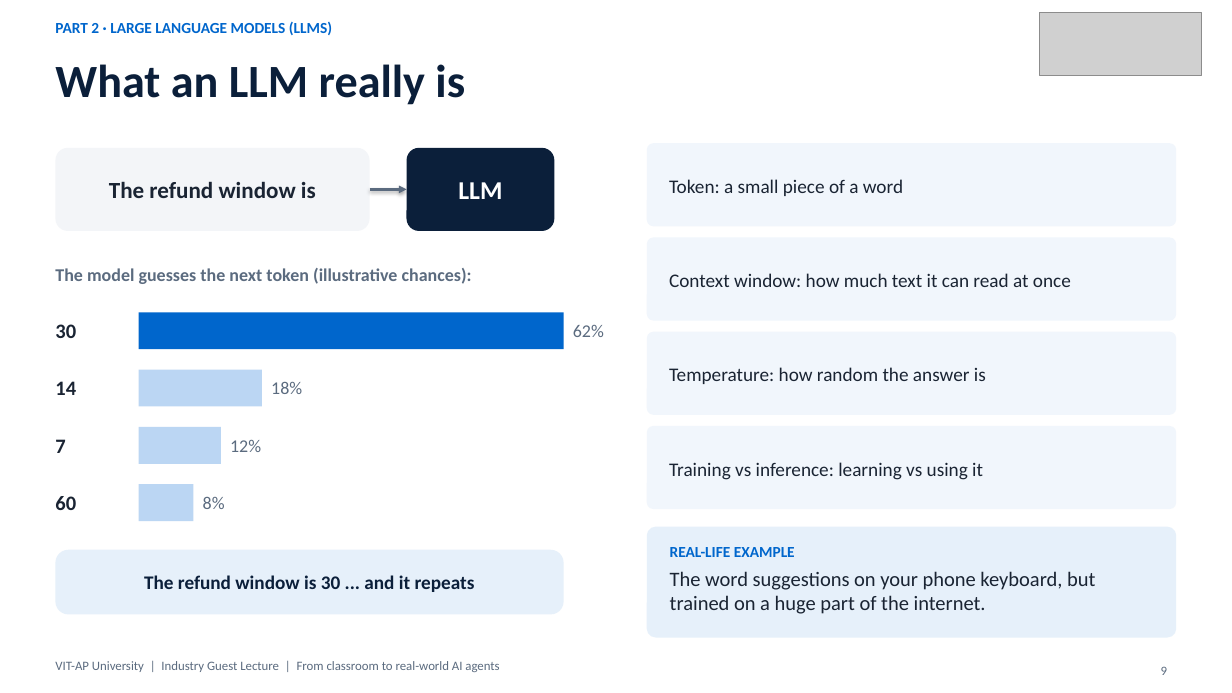
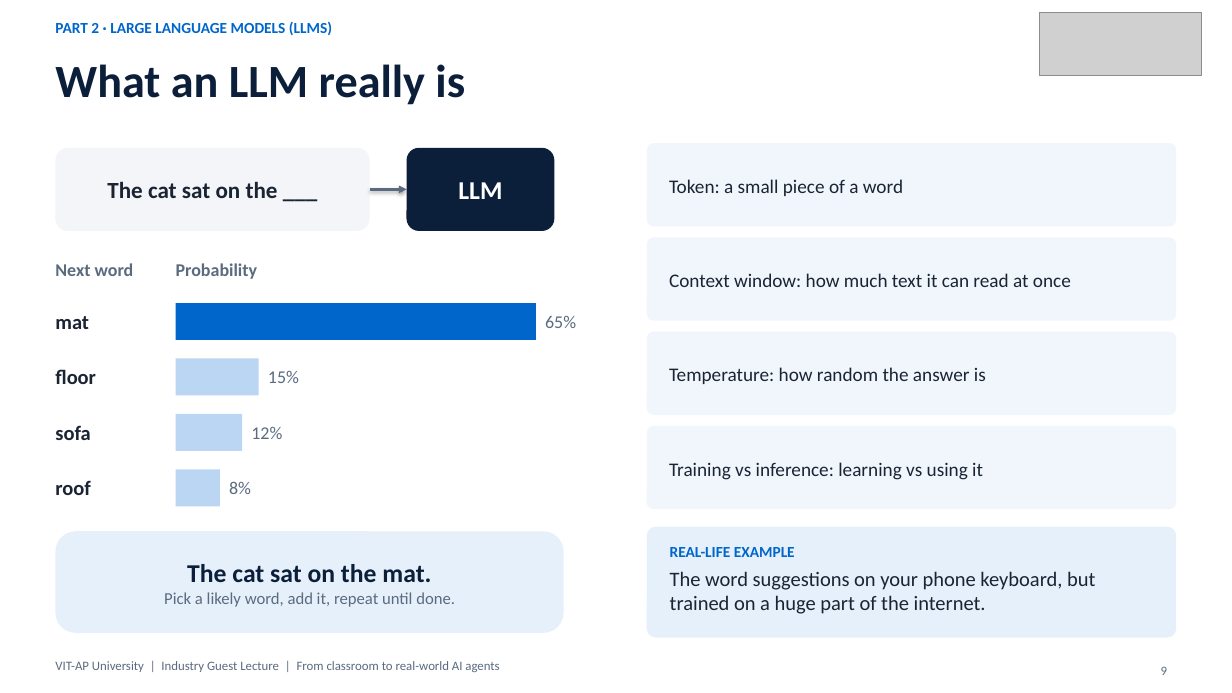
Before and after one commit to nareshroyalc/Demo, a slide deck: slide 9 of deck/VIT-AP_AI_Webinar.pptx. Drawn at 1232x693 pixels with LibreOffice and Linux fonts; fonts in the diff are those of the drawing; grey boxes stand for pictures. Boxes give left, top, right and bottom in pixels: in the first picture for what was removed or moved away, otherwise in the second. Text is boxed around its words. In the diff, an @@ line names an element or a change of style, - is before the commit and + after.

Commit message:
Deck: rebuild with the new LLM slide

```diff
--- a/deck/VIT-AP_AI_Webinar.pptx
+++ b/deck/VIT-AP_AI_Webinar.pptx
@@ text in rounded rectangle at [107, 181, 278, 198]: text changed @@
-The refund window is
+The cat sat on the ___
@@ text removed at [55, 268, 472, 284] @@
-The model guesses the next token (illustrative chances):
@@ text added at [55, 263, 134, 276], 14 pt, text #5B6B7F, bold @@
+Next word
@@ text added at [176, 263, 258, 279], 14 pt, text #5B6B7F, bold @@
+Probability
@@ text removed at [55, 324, 76, 338] @@
-30
@@ text added at [55, 316, 89, 329], 16 pt, text #1A2433, bold @@
+mat
@@ rectangle: place and size @@
-rectangle at [139, 312, 564, 349]
+rectangle at [176, 303, 536, 340]
@@ text added at [545, 316, 576, 328], 14 pt, text #5B6B7F @@
+65%
@@ text removed at [573, 325, 604, 337] @@
-62%
@@ rectangle: place and size @@
-rectangle at [139, 370, 262, 407]
+rectangle at [176, 359, 259, 396]
@@ text removed at [55, 381, 76, 395] @@
-14
@@ text added at [55, 369, 96, 384], 16 pt, text #1A2433, bold @@
+floor
@@ text added at [268, 371, 299, 383], 14 pt, text #5B6B7F @@
+15%
@@ text removed at [271, 382, 302, 394] @@
-18%
@@ rectangle: place and size @@
-rectangle at [139, 427, 221, 464]
+rectangle at [176, 414, 242, 451]
@@ text "12%": place and size @@
-text "12%" at [230, 440, 261, 452]
+text "12%" at [251, 427, 282, 439]
@@ text removed at [55, 439, 65, 453] @@
-7
@@ text added at [55, 425, 90, 440], 16 pt, text #1A2433, bold @@
+sofa
@@ rectangle: place and size @@
-rectangle at [139, 484, 193, 521]
+rectangle at [176, 470, 220, 506]
@@ text "8%": place and size @@
-text "8%" at [203, 497, 225, 509]
+text "8%" at [229, 482, 251, 494]
@@ text removed at [55, 496, 76, 510] @@
-60
@@ text added at [55, 480, 90, 495], 16 pt, text #1A2433, bold @@
+roof
@@ rounded rectangle added at [55, 531, 564, 633], fill #E6F0FA, 13 pt, text #5B6B7F @@
+The cat sat on the mat.
+Pick a likely word, add it, repeat until done.
@@ rounded rectangle removed at [55, 550, 564, 615] @@
-The refund window is 30 ... and it repeats
```
